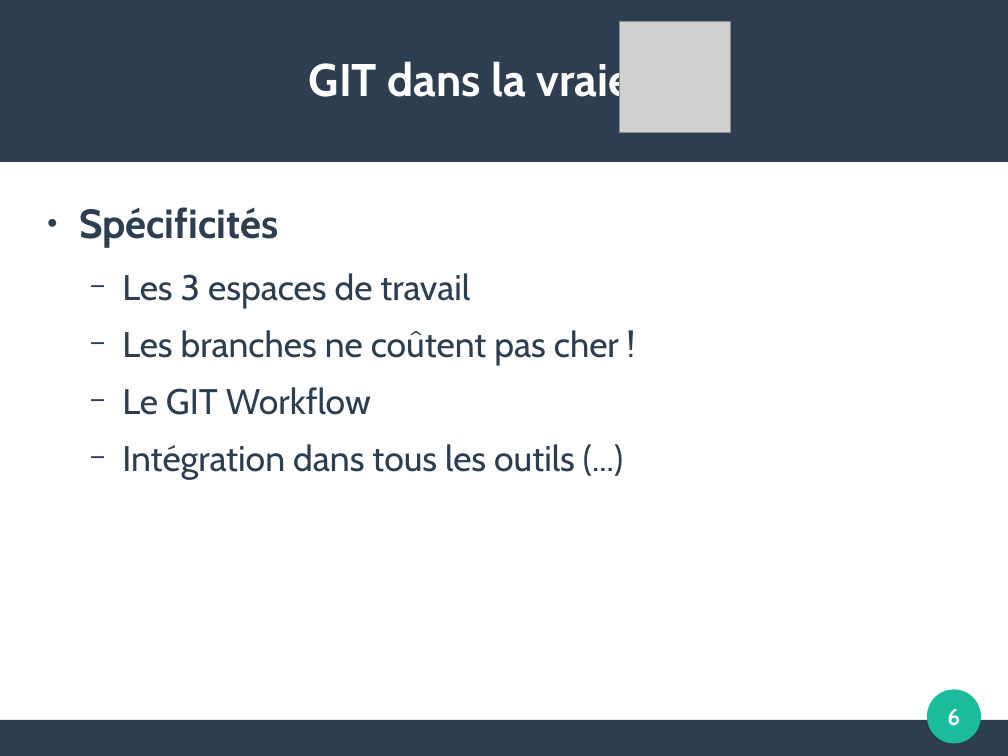
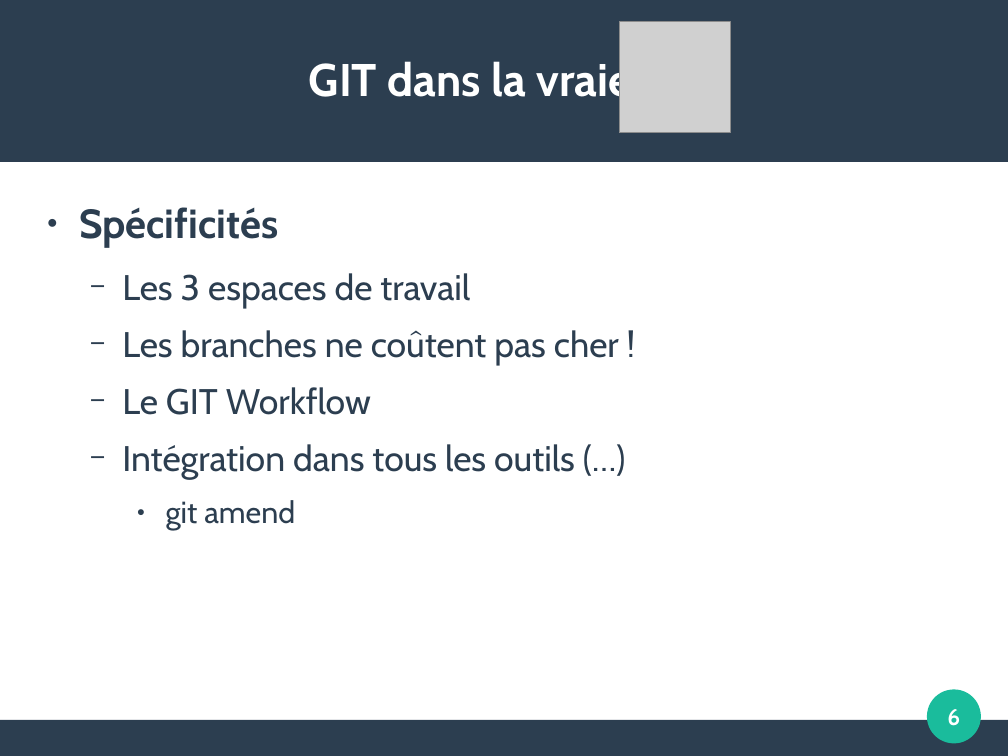
Before and after one commit to FAbOnGitHub/IntroductionGitLab, a slide deck: slide 6 of 20181008_initiation_GitLab_FM.odp. Drawn at 1008x756 pixels with LibreOffice and Linux fonts; fonts in the diff are those of the drawing; grey boxes stand for pictures; background and template pictures are left out. Boxes give left, top, right and bottom in pixels: in the first picture for what was removed or moved away, otherwise in the second. Text is boxed around its words. In the diff, an @@ line names an element or a change of style, - is before the commit and + after.

```diff
--- a/20181008_initiation_GitLab_FM.odp
+++ b/20181008_initiation_GitLab_FM.odp
@@ text at bbox=[122, 444, 575, 530]: text changed @@
-  − Intégration dans tous les outils (...)
+  − Intégration dans tous les outils (…)
+    ● git amend
```
Also in this commit, not shown: 2 other slides changed, 2 slides added, 1 slide removed.
